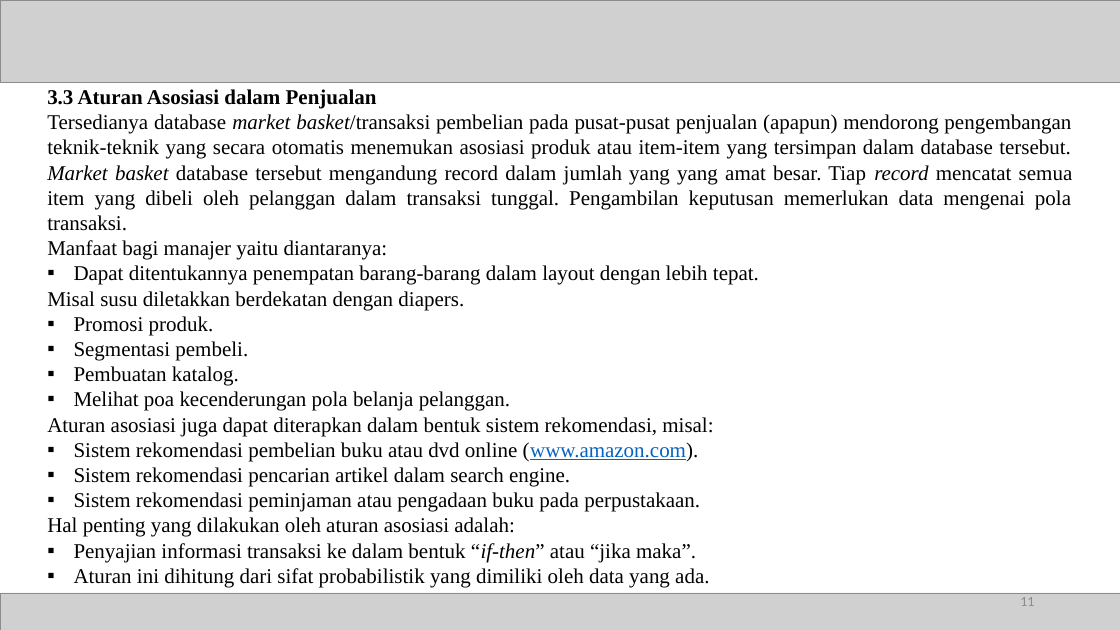
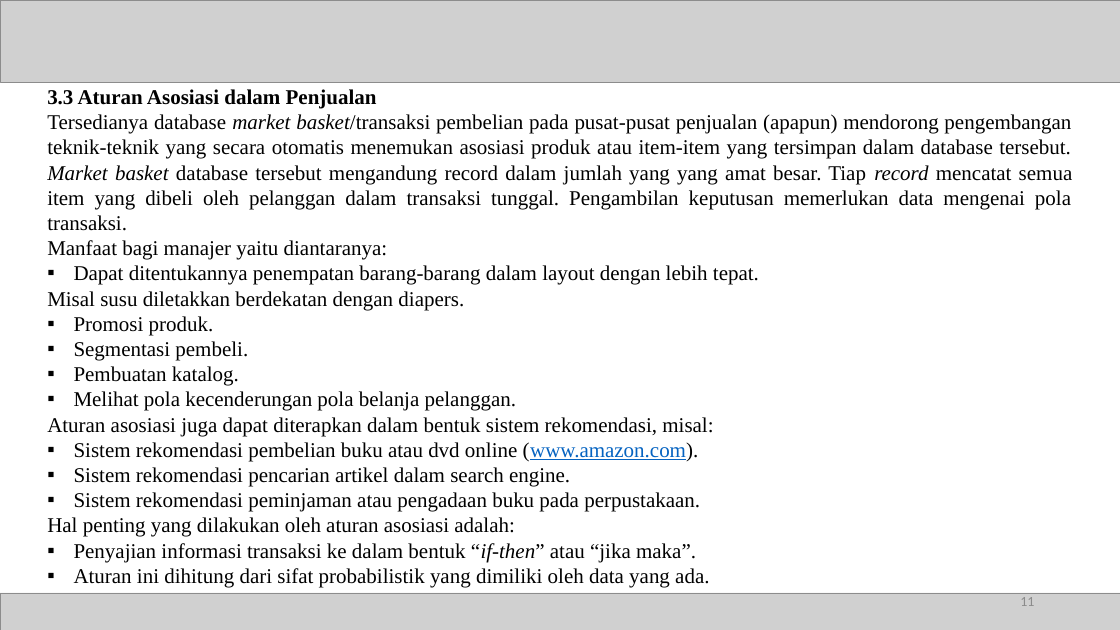
Before and after one commit to Hendro10/UAS_MACHINE_LEARNING_NIM-200401072103_NAMA_HENDRO_GUNAWAN_KELAS_IT-501, a slide deck: slide 11 of UAS_MACHINE_LEARNING_NIM_200401072103_NAMA_HENDRO_GUNAWAN_KELAS_IT-501.pptx. Drawn at 1120x630 pixels with LibreOffice and Linux fonts; fonts in the diff are those of the drawing; grey boxes stand for pictures. Boxes give left, top, right and bottom in pixels: in the first picture for what was removed or moved away, otherwise in the second. Text is boxed around its words. In the diff, an @@ line names an element or a change of style, - is before the commit and + after.

```diff
--- a/UAS_MACHINE_LEARNING_NIM_200401072103_NAMA_HENDRO_GUNAWAN_KELAS_IT-501.pptx
+++ b/UAS_MACHINE_LEARNING_NIM_200401072103_NAMA_HENDRO_GUNAWAN_KELAS_IT-501.pptx
@@ text at (74,391,516,411): text changed @@
-▪ Melihat poa kecenderungan pola belanja pelanggan.
+▪ Melihat pola kecenderungan pola belanja pelanggan.
```
Also in this commit, not shown: 1 other slide changed.
